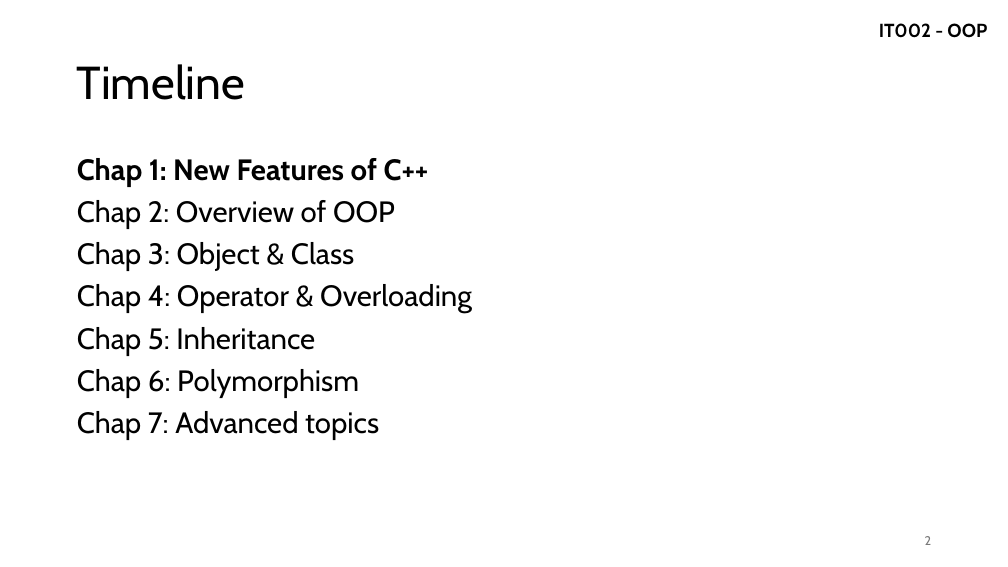
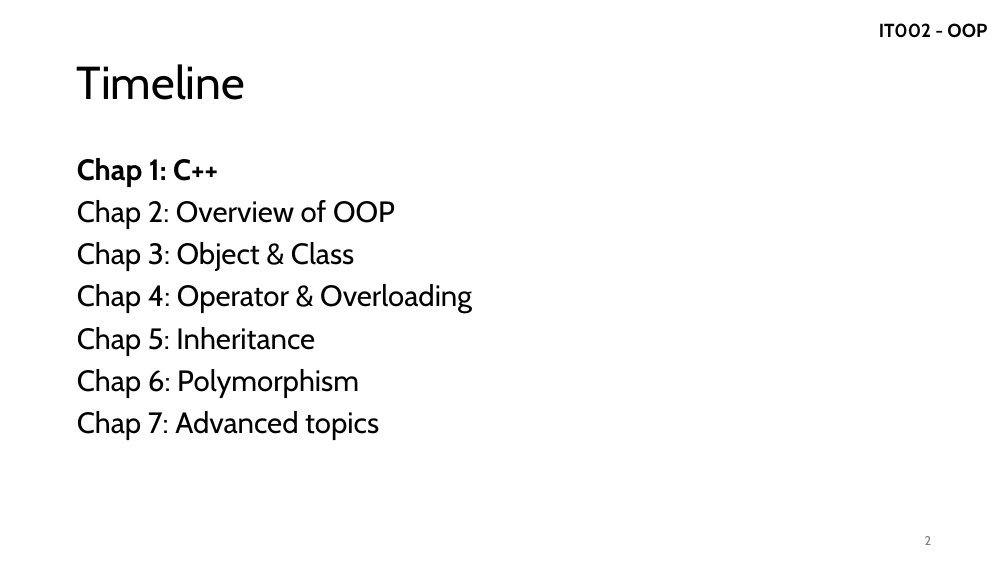
Before and after one commit to vutuanhai237/CourseMaterialsUIT, a slide deck: slide 2 of IT002-OOP/Slide lý thuyết/1. IntroOOP.pptx. Drawn at 1008x567 pixels with LibreOffice and Linux fonts; fonts in the diff are those of the drawing. Boxes give left, top, right and bottom in pixels: in the first picture for what was removed or moved away, otherwise in the second. Text is boxed around its words. In the diff, an @@ line names an element or a change of style, - is before the commit and + after.

```diff
--- a/IT002-OOP/Slide lý thuyết/1. IntroOOP.pptx
+++ b/IT002-OOP/Slide lý thuyết/1. IntroOOP.pptx
@@ text at bbox=[77, 158, 218, 187]: text changed @@
-Chap 1: New Features of C++
+Chap 1: C++
```
Also in this commit, not shown: 1 other slide changed, 1 slide added, 1 other file.
